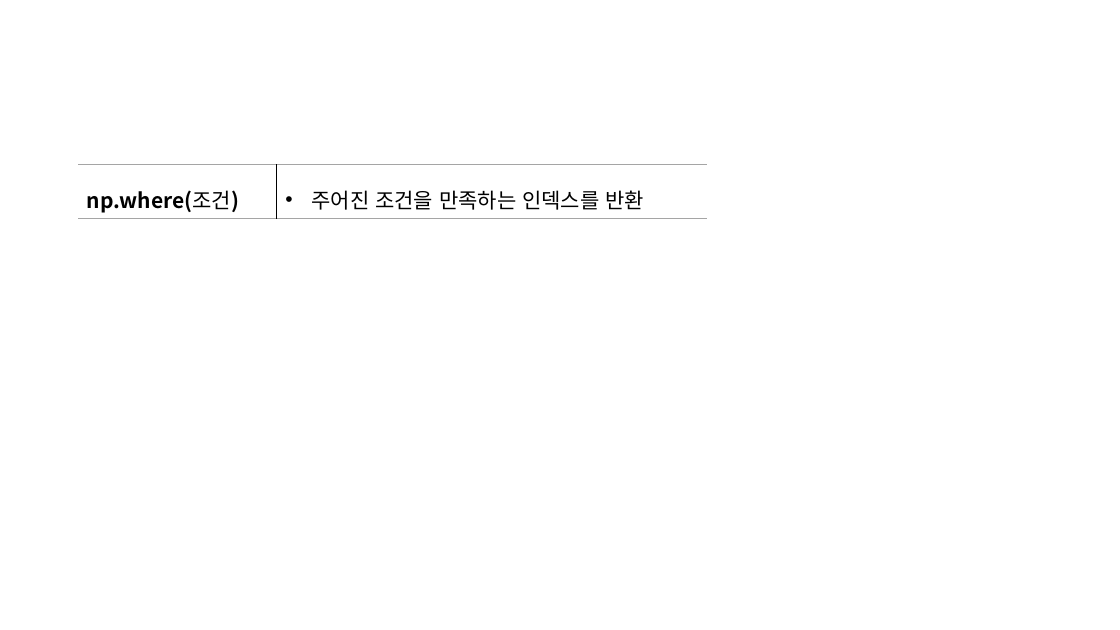
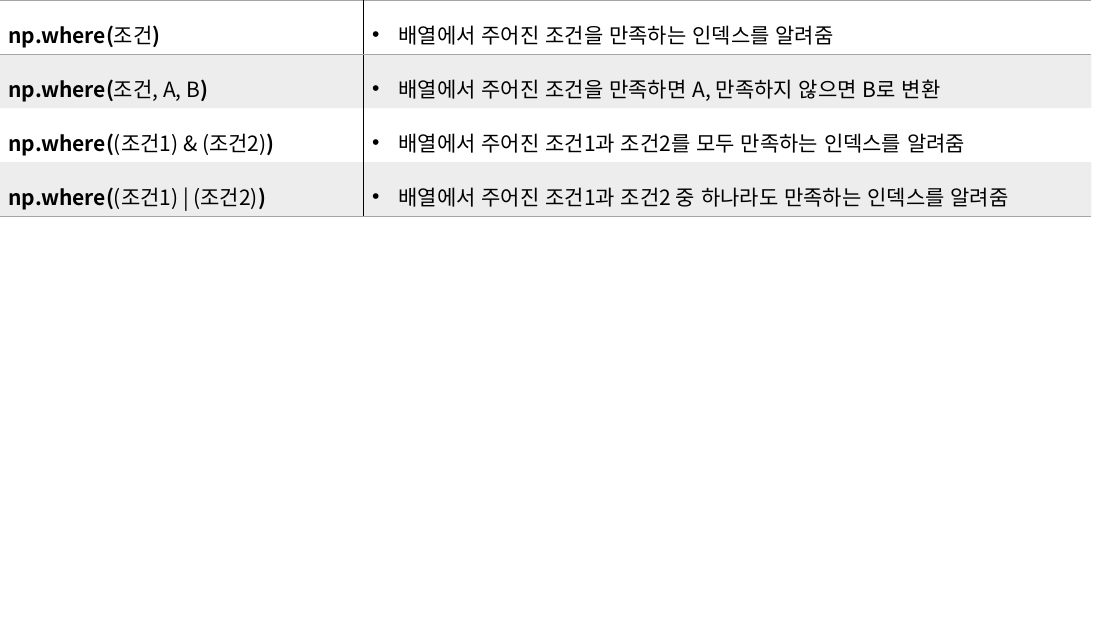
Before and after one commit to Kwan-Gu/python_lecture, a slide deck: slide 3 of 파이썬활용 워크샵(2020.08.26)/기본자료처리/IMG/table.pptx. Drawn at 1120x630 pixels with LibreOffice and Linux fonts; fonts in the diff are those of the drawing. Boxes give left, top, right and bottom in pixels: in the first picture for what was removed or moved away, otherwise in the second. Text is boxed around its words. In the diff, an @@ line names an element or a change of style, - is before the commit and + after.

```diff
--- a/파이썬활용 워크샵(2020.08.26)/기본자료처리/IMG/table.pptx
+++ b/파이썬활용 워크샵(2020.08.26)/기본자료처리/IMG/table.pptx
@@ table at box(0, 0, 1091, 214) @@
-row 1: np.where(조건) | 주어진 조건을 만족하는 인덱스를 반환
+row 1: np.where(조건) | 배열에서 주어진 조건을 만족하는 인덱스를 알려줌
+row 2: np.where(조건, A, B) | 배열에서 주어진 조건을 만족하면 A, 만족하지 않으면 B로 변환
+row 3: np.where((조건1) & (조건2)) | 배열에서 주어진 조건1과 조건2를 모두 만족하는 인덱스를 알려줌
+row 4: np.where((조건1) | (조건2)) | 배열에서 주어진 조건1과 조건2 중 하나라도 만족하는 인덱스를 알려줌
@@ table: place and size @@
-table at box(78, 165, 707, 217)
+table at box(0, 0, 1091, 214)
```
Also in this commit, not shown: 4 slides added, 11 other files.
